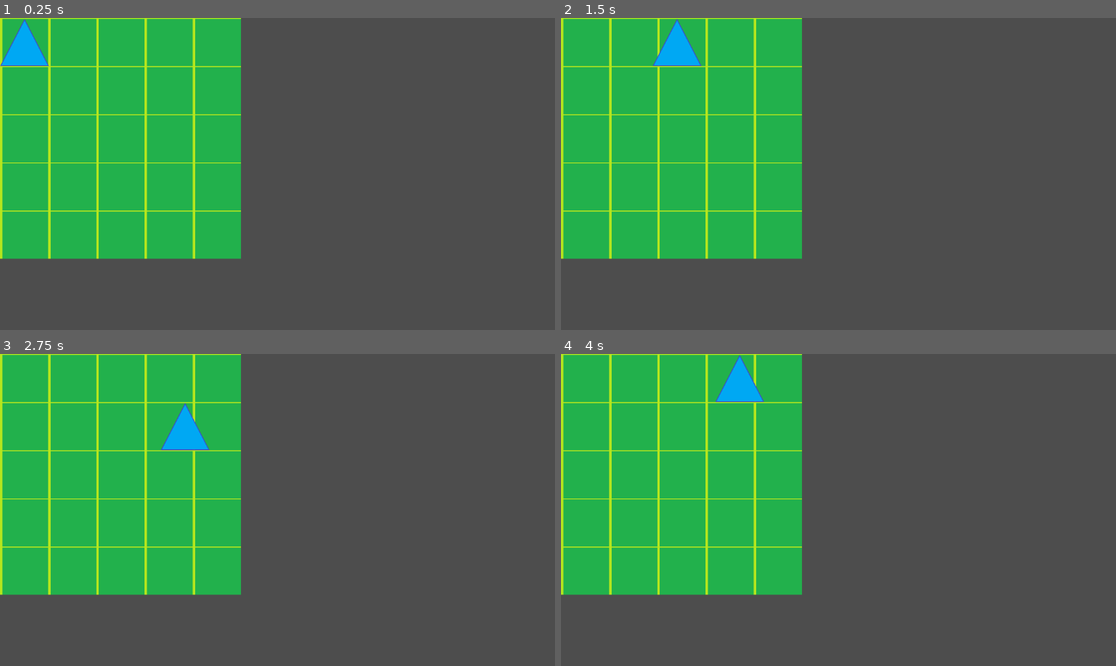
Above: before the commit, frames 1-4 (two rows, left to right).
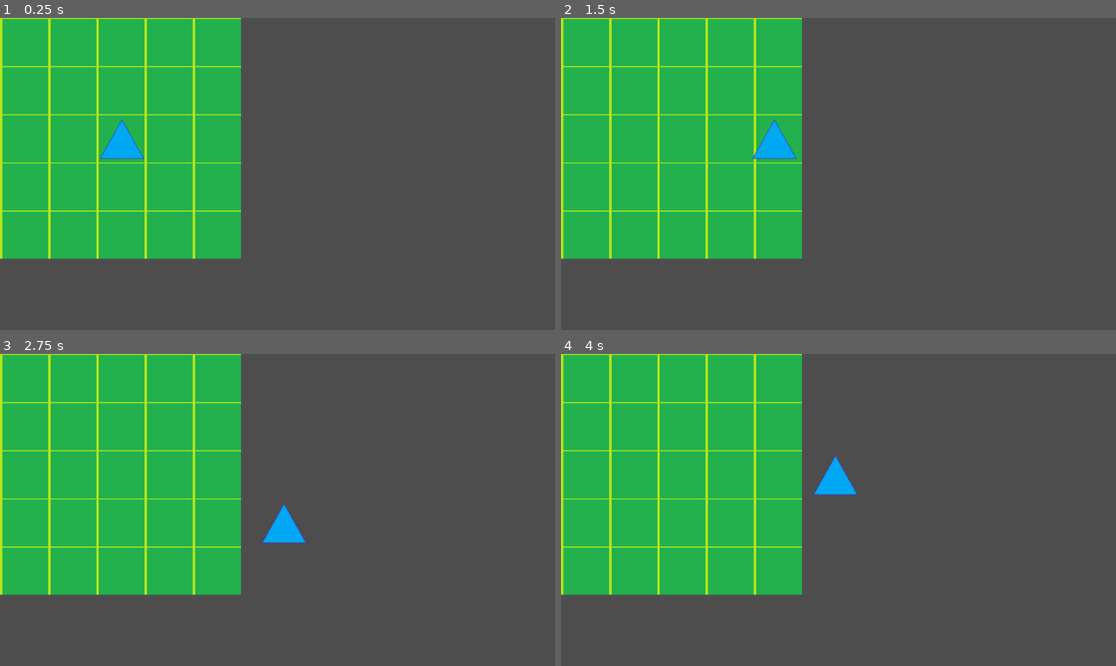
Above: after the commit, the same moments.

Repository: Killfreek/Rats
Game: Godot game, scene res://main.tscn
The game is run twice, just before and just after one commit, with the same random seed, the same clock (stepped at 60 frames per second) and the same inputs.
Inputs:
- Up to frame 1 (0.25 s): no input
- Up to frame 2 (1.5 s): tap Enter at 0.5 s; hold D (MoveRight) 0.53-1.28 s; hold S (MoveDown) from 1.28 s (still down)
- Up to frame 3 (2.75 s): release S (MoveDown) at 2.03 s; hold D (MoveRight) from 2.03 s (still down)
- Up to frame 4 (4 s): release D (MoveRight) at 2.78 s; hold W (MoveUp) 2.78-3.53 s; hold A (MoveLeft) from 3.53 s (still down)

The runs differ from the first frame. In frame 1, 1.2% of the frame differs, in the area x 0-27%, y 0-46%; in frame 2, 1.2%; in frame 3, 1.2%, in the area x 28-56%, y 15-61%; in frame 4, 1.2%.

Commit message:
Made Player smaller

Diff:
--- a/main.tscn
+++ b/main.tscn
@@ -7,6 +7,6 @@
 
 [node name="Player" parent="." instance=ExtResource("1_yy6vf")]
 top_level = true
-position = Vector2(55, 68)
+position = Vector2(254, 250)
 
 [node name="TileMap" parent="." instance=ExtResource("2_aw33h")]
--- a/player.tscn
+++ b/player.tscn
@@ -14,8 +14,8 @@
 "speed": 5.0
 }]
 
-[sub_resource type="RectangleShape2D" id="RectangleShape2D_nnfgt"]
-size = Vector2(95, 95)
+[sub_resource type="RectangleShape2D" id="RectangleShape2D_1tab1"]
+size = Vector2(92, 82)
 
 [node name="Player" type="Area2D"]
 script = ExtResource("1_gka1k")
@@ -24,11 +24,12 @@
 yStepDistance = 100
 
 [node name="AnimatedSprite2D" type="AnimatedSprite2D" parent="."]
-position = Vector2(-3, -19)
-scale = Vector2(0.505747, 0.5625)
+position = Vector2(-1.61559e-27, 0)
+scale = Vector2(0.461207, 0.472739)
 sprite_frames = SubResource("SpriteFrames_mtjfy")
 animation = &"BlueTriangel"
 
 [node name="CollisionShape2D" type="CollisionShape2D" parent="."]
-position = Vector2(-4, -17.5)
-shape = SubResource("RectangleShape2D_nnfgt")
+position = Vector2(-1, 2)
+shape = SubResource("RectangleShape2D_1tab1")
+one_way_collision_margin = 0.0
--- /dev/null
+++ b/tile_map.tscn
@@ -0,0 +1,24 @@
+[gd_scene load_steps=4 format=3 uid="uid://cpshys81pm6wu"]
+
+[ext_resource type="Texture2D" uid="uid://cyp3pi8jo8qne" path="res://Sprites/Background/Darkgreen.png" id="1_1o8qm"]
+
+[sub_resource type="TileSetAtlasSource" id="TileSetAtlasSource_pg3e2"]
+texture = ExtResource("1_1o8qm")
+texture_region_size = Vector2i(155, 100)
+0:0/next_alternative_id = 7
+0:0/0 = 0
+0:0/1 = 1
+0:0/2 = 2
+0:0/3 = 3
+0:0/4 = 4
+0:0/5 = 5
+
+[sub_resource type="TileSet" id="TileSet_vh4fx"]
+tile_size = Vector2i(100, 100)
+sources/0 = SubResource("TileSetAtlasSource_pg3e2")
+
+[node name="TileMap" type="TileMap"]
+tile_set = SubResource("TileSet_vh4fx")
+rendering_quadrant_size = 50
+format = 2
+layer_0/tile_data = PackedInt32Array(0, 0, 0, 65536, 0, 0, 65537, 0, 0, 1, 0, 0, 65538, 0, 0, 2, 0, 0, 131072, 0, 0, 196608, 0, 0, 196609, 0, 0, 262145, 0, 0, 262144, 0, 0, 262146, 0, 0, 262147, 0, 0, 196611, 0, 0, 196612, 0, 0, 262148, 0, 0, 131076, 0, 0, 65540, 0, 0, 4, 0, 0, 3, 0, 0, 131074, 0, 0, 65539, 0, 0, 131075, 0, 0, 196610, 0, 0, 131073, 0, 0)
